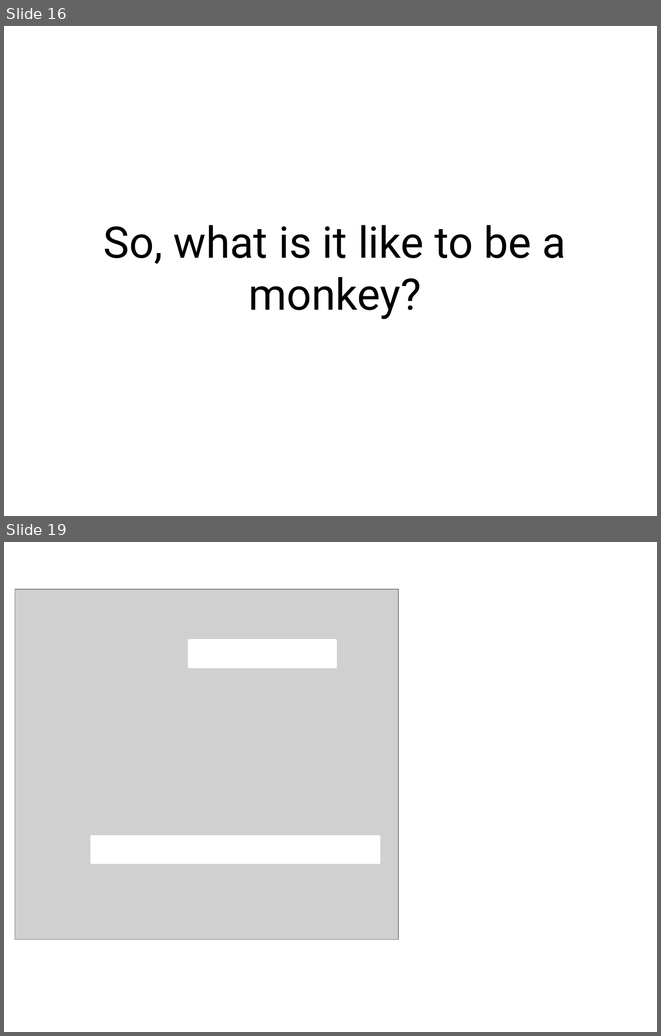
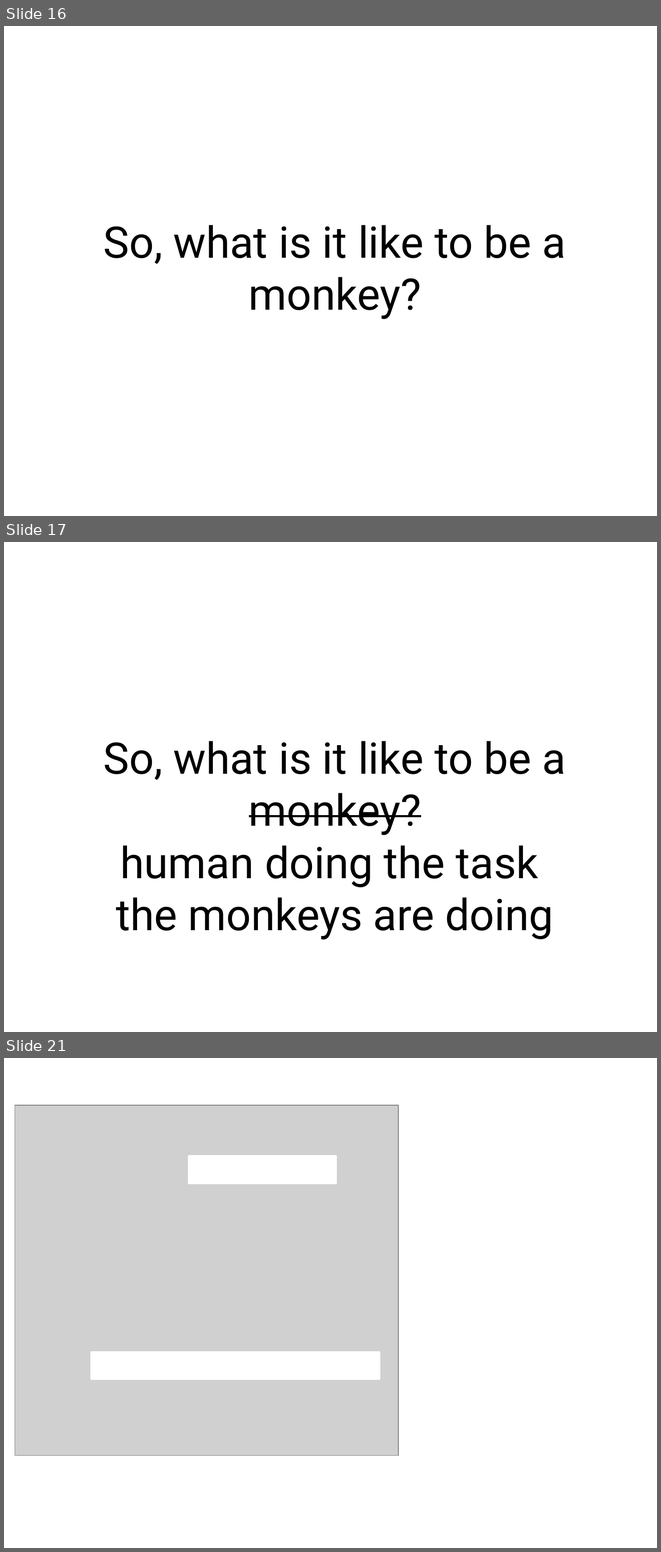
Before and after one commit to dbirman/repo, a slide deck: Grad School/monkey_frisem.pptx. Shown one above the other, each under a label of ours: slides 16 and 19 before the commit, slides 16, 17 and 21 after it; the slides between them are not shown. The pictures are 661x1036 and 661x1552 pixels, drawn with LibreOffice and Linux fonts; fonts in the diff are those of the drawing; grey boxes stand for pictures. Boxes give left, top, right and bottom in pixels: in the first picture for what was removed or moved away, otherwise in the second. Text is boxed around its words. In the diff, an @@ line names an element or a change of style, - is before the commit and + after.

```diff
--- a/Grad School/monkey_frisem.pptx
+++ b/Grad School/monkey_frisem.pptx
@@ slide 17 added at [4, 542, 657, 1032], background #FFFFFF @@
@@ text added at [104, 741, 566, 940], 48 pt, text #000000 @@
+So, what is it like to be a
+monkey?
+human doing the task
+the monkeys are doing
@@ what was slide 19 is now slide 21 @@
```
Also in this commit, not shown: 1 slide changed, 7 other slides added, 2 slides removed.
